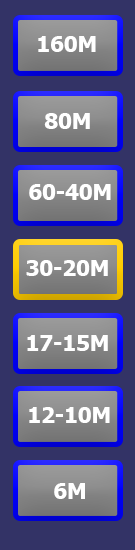
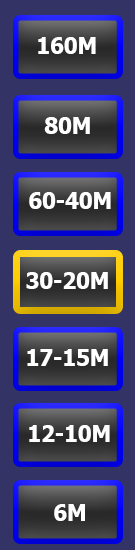
Layered file, before and after one edit (w=135, h=550). Changes by layer:
painted on "17-15M" over [27, 335, 108, 366]
painted on "30-20M" over [26, 260, 108, 289]
painted on "60-40M" over [29, 184, 111, 209]
painted on "80M" over [44, 113, 90, 134]
painted on "6M" over [54, 483, 85, 521]
painted on "12-10M" over [29, 407, 110, 442]
painted on "160M" over [38, 36, 96, 54]
painted on "Button7" over [13, 460, 123, 544]
painted on "Button6" over [13, 386, 123, 467]
painted on "Button5" over [13, 313, 123, 391]
painted on "Button4" over [13, 239, 123, 314]
painted on "Button3" over [13, 165, 123, 236]
painted on "Button2" over [13, 91, 123, 159]
painted on "Button1" over [13, 15, 123, 79]